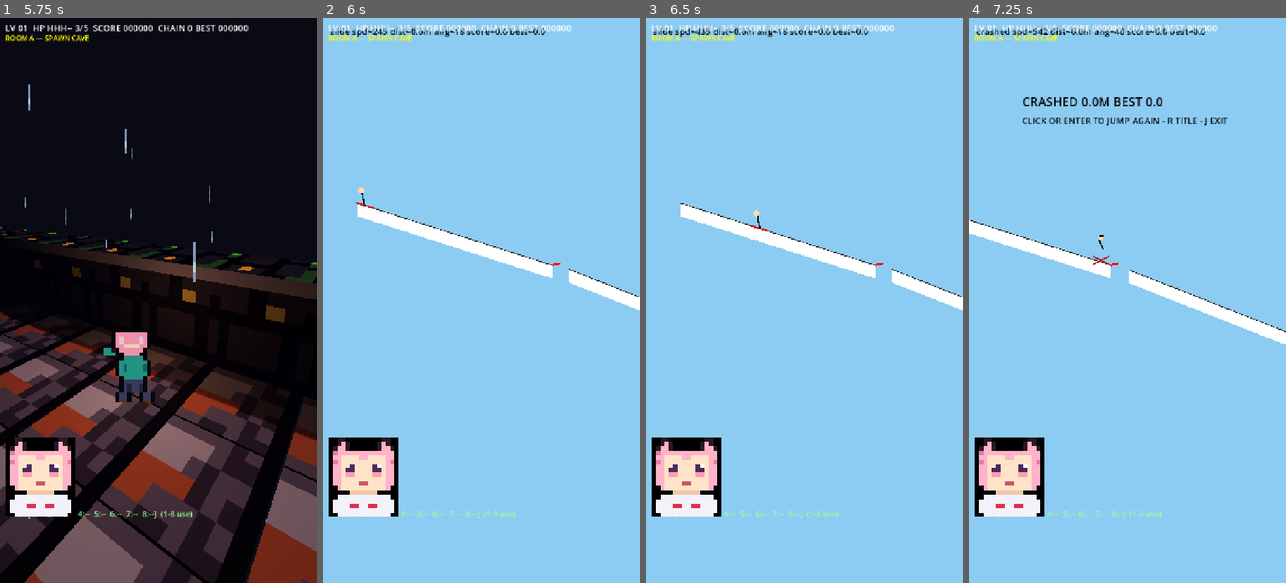
Above: before the commit, frames 1-4 (left to right).
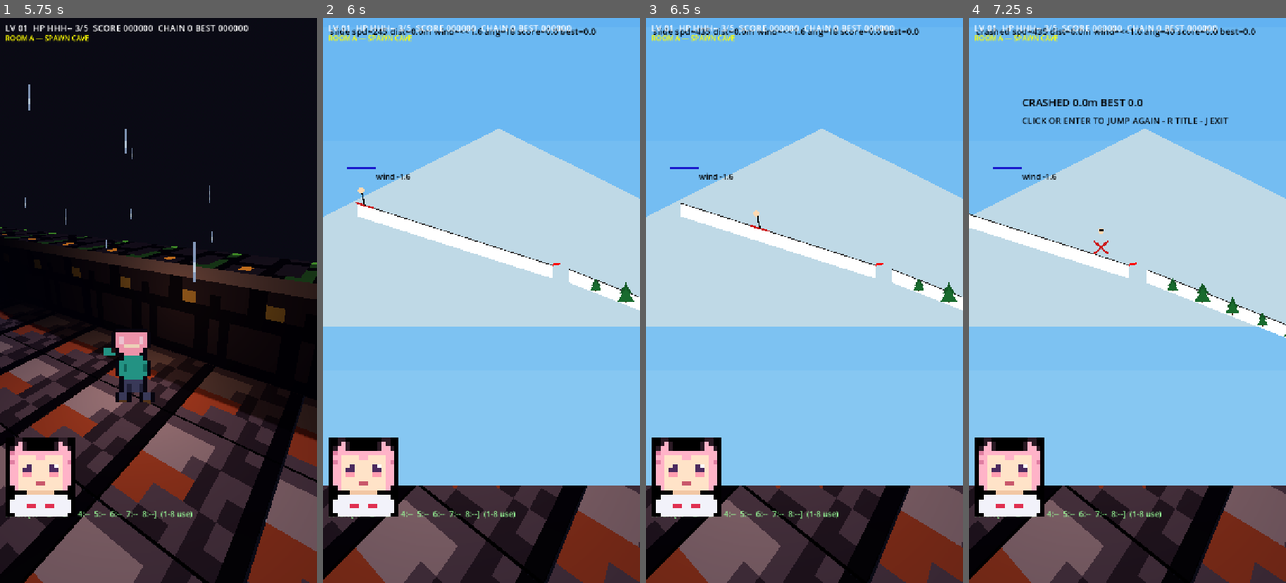
Above: after the commit, the same moments.

Repository: taistelupelto-rgb/tuomon-oma-videopeli
Game: Godot game, scene res://main.tscn
Same seed, same stepped clock (60 frames per second), same inputs: the game is played once before the commit and once after it.
Inputs (mouse positions are in pixels of both pictures, inside the frame that each line leads up to):
- Up to frame 1 (5.75 s): click "TAP TO START / CONTINUE" at 0.5 s; tap Enter at 1.25, 1.35, 4.35 s; move the mouse to (228, 272) at 1.27 s; hold Right 1.28-2 s; click (228, 272) at 1.42 s; tap Space at 1.52, 1.82, 3.05, 4.52, 4.82 s; tap Keypad Enter at 1.55, 4.55 s; drag from (95, 328) to (142, 413) at 2.02 s; move the mouse to (190, 176) at 2.77 s; hold Right 2.78-3.5 s; hold E 2.78-3.5 s; click (190, 176) at 2.92 s; drag from (142, 413) to (63, 215) at 3.52 s; move the mouse to (253, 385) at 4.27 s; hold Left 4.28-5 s; click (253, 385) at 4.42 s; drag from (63, 215) to (110, 159) at 5.02 s
- Up to frame 2 (6 s): move the mouse to (497, 300) at 5.77 s; hold S from 5.78 s (still down); hold Space from 5.78 s (still down); tap J at 5.85 s; click (497, 300) at 5.92 s
- Up to frame 3 (6.5 s): keep holding S; keep holding Space
- Up to frame 4 (7.25 s): release S at 6.5 s; release Space at 6.5 s; drag from (1079, 159) to (1064, 328) at 6.52 s

Frame 1 is identical in both runs. In frame 2, 63% of the frame differs, in the area x 0-100%, y 0-100%; in frame 3, 63%; in frame 4, 64%.

Commit message:
feat: golden ski jump - takeoff timing, wind, V-style, telemark, judges

Diff:
--- a/ski_jump.gd
+++ b/ski_jump.gd
@@ -1,4 +1,6 @@
 extends Node2D
+## Ski jump minigame, golden edition: inrun tuck, takeoff timing at the
+## edge, V-style flight with wind, telemark landing, judges + K-point.
 
 var state := "idle"
 var score := 0.0
@@ -8,13 +10,23 @@
 var vel := Vector2.ZERO
 var angle := 0.0
 var style := 0.0
+var dist_pts := 0.0
+var judges := [0.0, 0.0, 0.0]
+var wind := 0.0
+var takeoff_t := 0.0
+var takeoff_q := 0.0
+var telemark := false
+var crash_spin := 0.0
+var tick := 0
 var hud: Label
-var drag_last_y := -1.0
 
 const IN_A := Vector2(80, 420)
 const IN_B := Vector2(520, 560)
 const LAND_A := Vector2(560, 570)
 const LAND_B := Vector2(1400, 900)
+const K_PT := 60.0 # K-point in meters
+const TAKEOFF_WINDOW := 0.35
+const GRAV := 900.0
 
 func _best_load() -> void:
 	if not FileAccess.file_exists("user://ski_best.cfg"):
@@ -40,6 +52,9 @@
 	hud.position = Vector2(16, 16)
 	add_child(hud)
 	visible = false
+
+func _meters() -> float:
+	return maxf(0.0, (pos.x - IN_B.x) / 10.0)
 
 func _slope_y(x: float) -> float:
 	if x <= IN_B.x:
@@ -62,58 +77,84 @@
 	angle = _slope_angle_at(IN_A.x)
 	vel = Vector2.ZERO
 	style = 0.0
+	dist_pts = 0.0
+	judges = [0.0, 0.0, 0.0]
+	telemark = false
+	takeoff_q = 0.0
+	wind = randf_range(-2.0, 2.0) # + headwind lifts, - tailwind sinks
 	score = 0.0
 	state = "slide"
 
-func _do_jump() -> void:
+# quality 0..1: 1.0 is the perfect edge hit, early or late loses power
+func _do_jump(q: float) -> void:
+	takeoff_q = clampf(q, 0.0, 1.0)
 	var dir := (IN_B - IN_A).normalized()
-	vel = dir * speed + Vector2(0, -180)
+	vel = dir * speed * (0.9 + 0.1 * takeoff_q) + Vector2(0, -(140.0 + 150.0 * takeoff_q))
 	angle = -12.0
 	state = "flight"
 
+func _press_jump() -> void:
+	if state == "slide":
+		# early jump: quality fades with distance left to the edge
+		_do_jump(1.0 - clampf((IN_B.x - pos.x) / 300.0, 0.0, 1.0))
+	elif state == "takeoff":
+		_do_jump(1.0 - takeoff_t / TAKEOFF_WINDOW)
+
+func _judge(total_style: float) -> void:
+	for i in 3:
+		judges[i] = clampf(total_style / 3.0 + randf_range(-1.5, 1.5), 0.0, 20.0)
+	style = judges[0] + judges[1] + judges[2]
+
+func _finish_landing(err: float, sweet: bool) -> void:
+	var dist := _meters()
+	dist_pts = 60.0 + 2.0 * (dist - K_PT)
+	var base := 60.0 - err * 2.0 - vel.y * 0.05 + (6.0 if sweet else 0.0)
+	_judge(maxf(0.0, base))
+	score = dist_pts + style
+	if score > best:
+		best = score
+		_best_save()
+	state = "landed"
+
+func _finish_crash() -> void:
+	score = maxf(0.0, dist_pts if dist_pts > 0.0 else _meters())
+	if score > best:
+		best = score
+		_best_save()
+	crash_spin = 0.0
+	state = "crashed"
+
 func _try_land() -> void:
-	if pos.y < _slope_y(pos.x) - 60.0:
+	var h := _slope_y(pos.x) - pos.y
+	if h > 60.0:
 		return # still airborne, ignore early tap
 	var sa := _slope_angle_at(pos.x)
 	var err := absf(angle - sa)
+	telemark = h > 8.0 and h <= 34.0 # telemark: committed late, skis split
 	if err < 22.0 and vel.y < 750.0:
-		style = maxf(0.0, 60.0 - err * 2.0 - vel.y * 0.05)
-		var dist := maxf(0.0, (pos.x - IN_B.x) / 10.0)
-		score = dist + style
-		if score > best:
-			best = score
-			_best_save()
-		state = "landed"
+		_finish_landing(err, telemark)
 	else:
-		score = maxf(0.0, (pos.x - IN_B.x) / 10.0)
-		if score > best:
-			best = score
-			_best_save()
-		state = "crashed"
+		_finish_crash()
+
+func _press_action() -> void:
+	if state == "idle":
+		_start_slide()
+	elif state == "slide" or state == "takeoff":
+		_press_jump()
+	elif state == "flight":
+		_try_land()
+	elif state == "landed" or state == "crashed":
+		_start_slide()
 
 func _unhandled_input(event: InputEvent) -> void:
 	if not visible:
 		return
 	if event is InputEventMouseButton and event.pressed and event.button_index == MOUSE_BUTTON_LEFT:
-		if state == "idle":
-			_start_slide()
-		elif state == "slide":
-			_do_jump()
-		elif state == "flight":
-			_try_land()
-		elif state == "landed" or state == "crashed":
-			_start_slide()
+		_press_action()
 		get_viewport().set_input_as_handled()
 		return
 	if event is InputEventScreenTouch and event.pressed:
-		if state == "idle":
-			_start_slide()
-		elif state == "slide":
-			_do_jump()
-		elif state == "flight":
-			_try_land()
-		elif state == "landed" or state == "crashed":
-			_start_slide()
+		_press_action()
 		get_viewport().set_input_as_handled()
 		return
 	if event is InputEventScreenDrag:
@@ -133,14 +174,7 @@
 				state = "idle"
 			get_viewport().set_input_as_handled()
 		elif k == KEY_ENTER or k == KEY_KP_ENTER or k == KEY_SPACE:
-			if state == "idle":
-				_start_slide()
-			elif state == "slide":
-				_do_jump()
-			elif state == "flight":
-				_try_land()
-			elif state == "landed" or state == "crashed":
-				_start_slide()
+			_press_action()
 			get_viewport().set_input_as_handled()
 		elif k == KEY_UP and state == "flight":
 			angle = clampf(angle - 4.0, -30.0, 40.0)
@@ -152,6 +186,7 @@
 func _process(delta: float) -> void:
 	if not visible:
 		return
+	tick += 1
 	if state == "slide":
 		var crouch := Input.is_physical_key_pressed(KEY_DOWN) or Input.is_physical_key_pressed(KEY_S) or Input.is_mouse_button_pressed(MOUSE_BUTTON_LEFT)
 		speed += (260.0 + (120.0 if crouch else 0.0)) * delta
@@ -160,55 +195,136 @@
 		angle = _slope_angle_at(pos.x)
 		if pos.x >= IN_B.x:
 			pos = IN_B
-			_do_jump()
+			takeoff_t = 0.0
+			state = "takeoff"
+	elif state == "takeoff":
+		takeoff_t += delta
+		if takeoff_t >= TAKEOFF_WINDOW:
+			_do_jump(0.25) # late: the table throws you off weak
 	elif state == "flight":
 		if Input.is_physical_key_pressed(KEY_UP):
 			angle = clampf(angle - 40.0 * delta, -30.0, 40.0)
 		if Input.is_physical_key_pressed(KEY_DOWN):
 			angle = clampf(angle + 40.0 * delta, -30.0, 40.0)
-		vel.y += 900.0 * delta
-		if vel.length() > 300.0:
-			vel += Vector2(0, -1) * (140.0 * cos(deg_to_rad(angle))) * delta
+		var v := vel.length()
+		# V-style: flat body (angle near -10) maximizes lift, steep kills it
+		var lift := 200.0 * cos(deg_to_rad(angle + 10.0)) * clampf(v / 600.0, 0.0, 1.5)
+		lift *= 1.0 + wind * 0.12 # headwind lifts, tailwind sinks
+		vel.y += (GRAV - lift) * delta
+		vel.x += wind * 14.0 * delta
+		var drag := 0.12 + 0.55 * absf(sin(deg_to_rad(angle + 10.0)))
+		vel *= maxf(0.0, 1.0 - drag * delta)
 		pos += vel * delta
 		if pos.y >= _slope_y(pos.x):
 			pos.y = _slope_y(pos.x)
-			_try_land()
+			var sa := _slope_angle_at(pos.x)
+			var err := absf(angle - sa)
+			if err < 22.0 and vel.y < 750.0:
+				_finish_landing(err, false)
+			else:
+				_finish_crash()
+	elif state == "crashed":
+		crash_spin += delta * 9.0
 	position.x = minf(0.0, -(pos.x - 300.0))
 	if is_instance_valid(hud):
 		hud.position = Vector2(-position.x + 16.0, 16.0)
-		var dist := maxf(0.0, (pos.x - IN_B.x) / 10.0)
-		hud.text = "%s spd=%d dist=%.1fm ang=%.0f score=%.1f best=%.1f" % [state, int(speed if state == "slide" else vel.length()), dist, angle, score, best]
+		var warrow := ">>" if wind > 0.7 else ("<<" if wind < -0.7 else "--")
+		hud.text = "%s spd=%d dist=%.1fm wind=%s%.1f ang=%.0f score=%.1f best=%.1f" % [state, int(speed if state == "slide" or state == "takeoff" else vel.length()), _meters(), warrow, absf(wind), angle, score, best]
 	queue_redraw()
+
+func _snow(camx: float) -> void:
+	for i in 24:
+		var sx := camx + fmod(float(i * 173 + tick * (2 + i % 5)), 1400.0)
+		var sy := fmod(float(i * 311 + tick * (6 + i % 7)), 1000.0) - 100.0
+		draw_circle(Vector2(sx, sy), 2.0 + float(i % 3), Color(1, 1, 1, 0.8))
+
+func _pines() -> void:
+	for i in 12:
+		var px := 620.0 + float(i) * 68.0
+		var py := _slope_y(px) + 26.0
+		var s := 14.0 + fmod(float(i * 37), 10.0)
+		draw_colored_polygon([Vector2(px, py - s * 2.2), Vector2(px - s * 0.7, py - s), Vector2(px + s * 0.7, py - s)], Color(0.08, 0.35, 0.15))
+		draw_colored_polygon([Vector2(px, py - s * 1.6), Vector2(px - s * 0.9, py - s * 0.2), Vector2(px + s * 0.9, py - s * 0.2)], Color(0.1, 0.42, 0.18))
+		draw_line(Vector2(px, py - s * 0.2), Vector2(px, py), Color(0.3, 0.2, 0.1), 3.0)
 
 func _draw() -> void:
 	var camx := -position.x
-	draw_rect(Rect2(camx - 500.0, -500.0, 3000.0, 2000.0), Color(0.55, 0.8, 0.95))
+	# sky gradient bands + sun + clouds
+	for b in 6:
+		var bc := Color(0.35 + 0.035 * b, 0.68 + 0.02 * b, 0.95)
+		draw_rect(Rect2(camx - 500.0, -500.0 + b * 260.0, 3000.0, 260.0), bc)
+	draw_circle(Vector2(camx + 1150.0, -260.0), 60.0, Color(1, 1, 0.85))
+	for c in 3:
+		var cx := camx + 250.0 + c * 420.0
+		var cy := -300.0 + c * 60.0
+		draw_circle(Vector2(cx, cy), 34.0, Color(1, 1, 1, 0.9))
+		draw_circle(Vector2(cx + 34.0, cy + 8.0), 26.0, Color(1, 1, 1, 0.9))
+		draw_circle(Vector2(cx - 34.0, cy + 10.0), 24.0, Color(1, 1, 1, 0.9))
+	# hills behind
+	draw_colored_polygon([Vector2(camx - 500, 700), Vector2(camx + 400, 250), Vector2(camx + 1300, 700)], Color(0.75, 0.85, 0.9))
+	draw_colored_polygon([Vector2(camx + 800, 700), Vector2(camx + 1700, 180), Vector2(camx + 2500, 700)], Color(0.7, 0.82, 0.88))
+	# inrun + landing slopes
 	draw_colored_polygon([Vector2(80, 420), Vector2(520, 560), Vector2(520, 590), Vector2(80, 450)], Color(1, 1, 1))
 	draw_colored_polygon([Vector2(560, 570), Vector2(1400, 900), Vector2(1400, 930), Vector2(560, 600)], Color(1, 1, 1))
-	draw_line(Vector2(520, 560), Vector2(520 + 18.0 * cos(deg_to_rad(-12.0)), 560 + 18.0 * sin(deg_to_rad(-12.0))), Color(1, 0, 0), 5.0)
 	draw_line(Vector2(80, 420), Vector2(520, 560), Color(0.2, 0.2, 0.2), 2.0)
 	draw_line(Vector2(560, 570), Vector2(1400, 900), Color(0.2, 0.2, 0.2), 2.0)
+	# takeoff edge marker (red = jump zone)
+	draw_line(Vector2(520, 560), Vector2(520 + 18.0 * cos(deg_to_rad(-12.0)), 560 + 18.0 * sin(deg_to_rad(-12.0))), Color(1, 0, 0), 5.0)
+	# K-point line + 50m board
+	var kx := IN_B.x + K_PT * 10.0
+	draw_line(Vector2(kx, _slope_y(kx) - 46.0), Vector2(kx, _slope_y(kx) + 6.0), Color(1, 0, 0), 3.0)
 	var font := ThemeDB.fallback_font
+	draw_string(font, Vector2(kx - 22.0, _slope_y(kx) - 52.0), "K-60", HORIZONTAL_ALIGNMENT_LEFT, -1, 20, Color(1, 0, 0))
+	var bx := IN_B.x + 500.0
+	draw_string(font, Vector2(bx - 20.0, _slope_y(bx) - 40.0), "50m", HORIZONTAL_ALIGNMENT_LEFT, -1, 20, Color(0, 0, 0))
+	_pines()
+	if state == "flight" or state == "takeoff":
+		_snow(camx)
+	# takeoff timing bar
+	if state == "takeoff":
+		var frac := 1.0 - takeoff_t / TAKEOFF_WINDOW
+		var bc2 := Color(0.1, 0.8, 0.1) if frac > 0.5 else (Color(0.9, 0.8, 0.1) if frac > 0.25 else Color(0.9, 0.1, 0.1))
+		draw_rect(Rect2(camx + 120.0, 300.0, 300.0 * frac, 24.0), bc2)
+		draw_string(font, Vector2(camx + 120.0, 290.0), "JUMP NOW!", HORIZONTAL_ALIGNMENT_LEFT, -1, 24, Color(0, 0, 0))
+	# wind arrow
+	var wx := camx + 120.0
+	var wy := 340.0
+	var wdir := 1.0 if wind >= 0.0 else -1.0
+	draw_line(Vector2(wx, wy), Vector2(wx + wdir * (20.0 + absf(wind) * 30.0), wy), Color(0.1, 0.1, 0.8), 4.0)
+	draw_string(font, Vector2(wx, wy + 26.0), "wind %.1f" % wind, HORIZONTAL_ALIGNMENT_LEFT, -1, 18, Color(0, 0, 0))
 	if state == "idle":
-		draw_string(font, Vector2(camx + 120.0, 200.0), "SKI JUMP - CLICK OR ENTER TO START", HORIZONTAL_ALIGNMENT_LEFT, -1, 28, Color(0, 0, 0))
-		draw_string(font, Vector2(camx + 120.0, 240.0), "HOLD DOWN TO CROUCH - SPACE TO JUMP AND LAND", HORIZONTAL_ALIGNMENT_LEFT, -1, 20, Color(0, 0, 0))
-		draw_string(font, Vector2(camx + 120.0, 270.0), "R RESETS - BEST %.1f" % best, HORIZONTAL_ALIGNMENT_LEFT, -1, 20, Color(0, 0, 0))
-	var ski_ang := angle if state == "flight" else _slope_angle_at(pos.x)
+		draw_string(font, Vector2(camx + 120.0, 200.0), "SKI JUMP GOLD - CLICK OR ENTER TO START", HORIZONTAL_ALIGNMENT_LEFT, -1, 28, Color(0, 0, 0))
+		draw_string(font, Vector2(camx + 120.0, 240.0), "HOLD DOWN TO TUCK - HIT EDGE AT FULL BAR - LEAN IN AIR", HORIZONTAL_ALIGNMENT_LEFT, -1, 20, Color(0, 0, 0))
+		draw_string(font, Vector2(camx + 120.0, 270.0), "TAP LATE FOR TELEMARK - R RESETS - BEST %.1f" % best, HORIZONTAL_ALIGNMENT_LEFT, -1, 20, Color(0, 0, 0))
+	# jumper
+	var ski_ang := angle if state == "flight" or state == "takeoff" else _slope_angle_at(pos.x)
 	var sd := Vector2.RIGHT.rotated(deg_to_rad(ski_ang))
 	if state == "crashed":
-		draw_line(pos + Vector2(-20, -14), pos + Vector2(20, 6), Color(0.7, 0.1, 0.1), 4.0)
-		draw_line(pos + Vector2(-20, 6), pos + Vector2(20, -14), Color(0.7, 0.1, 0.1), 4.0)
-		draw_line(pos + Vector2(-6, -52), pos + Vector2(6, -28), Color(0, 0, 0), 3.0)
+		var rc := pos + Vector2(0, -20)
+		var r1 := sd.rotated(crash_spin) * 22.0
+		var r2 := sd.rotated(-crash_spin * 1.3) * 22.0
+		draw_line(rc - r1, rc + r1, Color(0.8, 0.1, 0.1), 4.0)
+		draw_line(rc - r2, rc + r2, Color(0.8, 0.1, 0.1), 4.0)
 		draw_circle(pos + Vector2(0, -58), 7.0, Color(1.0, 0.85, 0.7))
 		draw_line(pos + Vector2(-4, -61), pos + Vector2(0, -57), Color(0, 0, 0), 2.0)
 		draw_line(pos + Vector2(-4, -57), pos + Vector2(0, -61), Color(0, 0, 0), 2.0)
 		draw_line(pos + Vector2(1, -61), pos + Vector2(5, -57), Color(0, 0, 0), 2.0)
 		draw_line(pos + Vector2(1, -57), pos + Vector2(5, -61), Color(0, 0, 0), 2.0)
 	else:
-		draw_line(pos - sd * 22.0, pos + sd * 22.0, Color(0.8, 0.1, 0.1), 4.0)
+		if state == "flight" and absf(angle + 10.0) < 12.0:
+			# V-style: skis split open at the tips
+			var tip := pos + sd * 30.0
+			draw_line(pos - sd * 16.0, tip + sd.rotated(1.2) * 8.0, Color(0.8, 0.1, 0.1), 4.0)
+			draw_line(pos - sd * 16.0, tip + sd.rotated(-1.2) * 8.0, Color(0.8, 0.1, 0.1), 4.0)
+		elif telemark and state == "landed":
+			# telemark: one ski forward, one back, knees bent
+			draw_line(pos - sd * 26.0, pos + sd * 30.0, Color(0.8, 0.1, 0.1), 4.0)
+			draw_line(pos - sd * 34.0, pos + sd * 12.0, Color(0.6, 0.08, 0.08), 4.0)
+		else:
+			draw_line(pos - sd * 22.0, pos + sd * 22.0, Color(0.8, 0.1, 0.1), 4.0)
 		draw_line(pos, pos + Vector2(-6, -28), Color(0, 0, 0), 3.0)
 		draw_circle(pos + Vector2(-8, -34), 7.0, Color(1.0, 0.85, 0.7))
 	if state == "landed" or state == "crashed":
-		var msg := "LANDED %.1f (STYLE %.1f) BEST %.1f" % [score, style, best] if state == "landed" else "CRASHED %.1fM BEST %.1f" % [score, best]
-		draw_string(font, Vector2(camx + 120.0, 200.0), msg, HORIZONTAL_ALIGNMENT_LEFT, -1, 28, Color(0, 0, 0))
+		var msg := "%.1fm DIST %.1f STYLE %.1f (%.1f %.1f %.1f) TOTAL %.1f BEST %.1f" % [_meters(), dist_pts, style, judges[0], judges[1], judges[2], score, best] if state == "landed" else "CRASHED %.1fm BEST %.1f" % [score, best]
+		draw_string(font, Vector2(camx + 120.0, 200.0), msg, HORIZONTAL_ALIGNMENT_LEFT, -1, 24, Color(0, 0, 0))
 		draw_string(font, Vector2(camx + 120.0, 240.0), "CLICK OR ENTER TO JUMP AGAIN - R TITLE - J EXIT", HORIZONTAL_ALIGNMENT_LEFT, -1, 20, Color(0, 0, 0))
